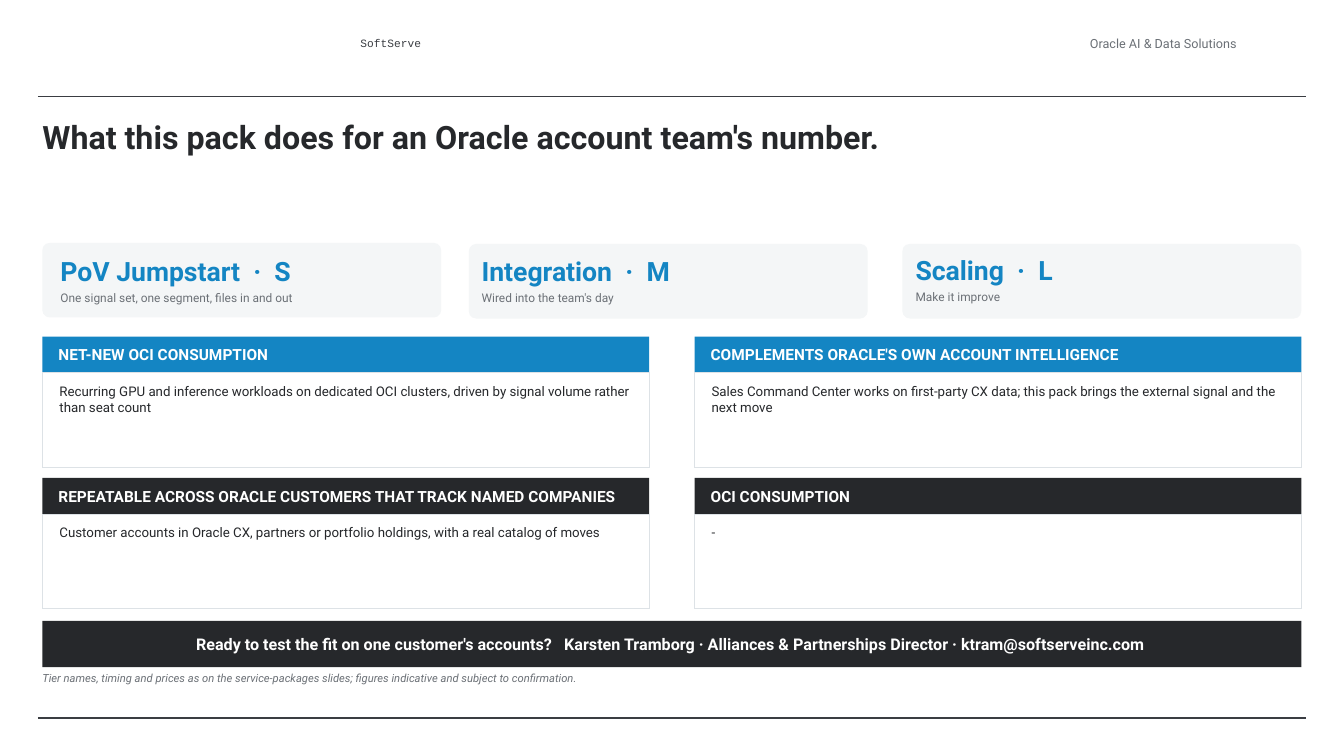
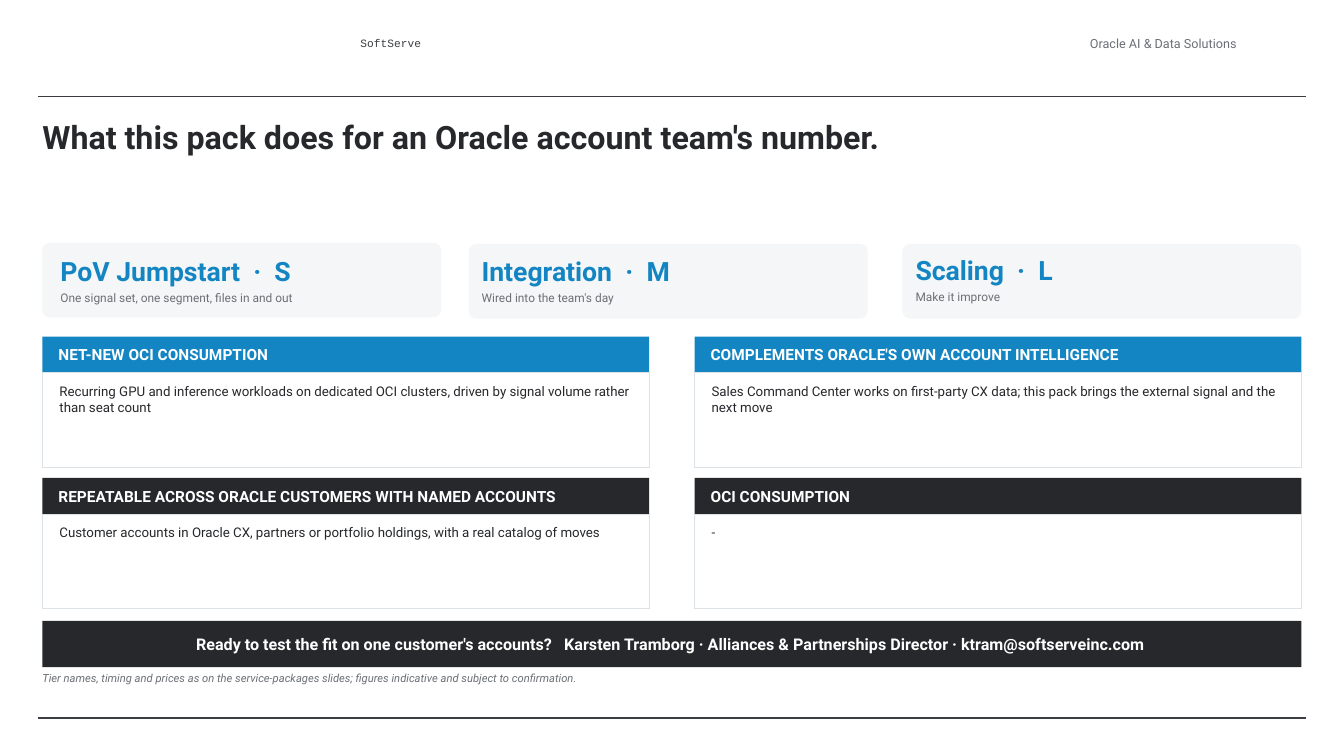
Before and after one commit to alexey-orlov/AO-Personal-OS, a slide deck: slide 6 of outputs/oracle-packs/account-insights/artifacts/account-insights-sales-deck.pptx. Drawn at 1344x756 pixels with LibreOffice and Linux fonts; fonts in the diff are those of the drawing; background and template pictures are left out. Boxes give left, top, right and bottom in pixels: in the first picture for what was removed or moved away, otherwise in the second. Text is boxed around its words. In the diff, an @@ line names an element or a change of style, - is before the commit and + after.

```diff
--- a/outputs/oracle-packs/account-insights/artifacts/account-insights-sales-deck.pptx
+++ b/outputs/oracle-packs/account-insights/artifacts/account-insights-sales-deck.pptx
@@ text at (x1=58, y1=491, x2=556, y2=502): text changed @@
-REPEATABLE ACROSS ORACLE CUSTOMERS THAT TRACK NAMED COMPANIES
+REPEATABLE ACROSS ORACLE CUSTOMERS WITH NAMED ACCOUNTS
```
Also in this commit, not shown: 1 other slide changed, 2 other files.
